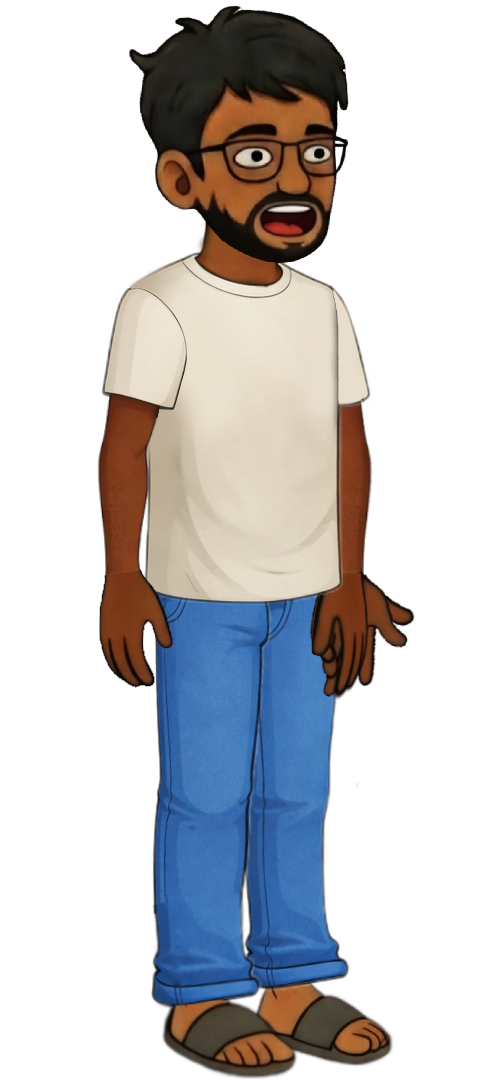
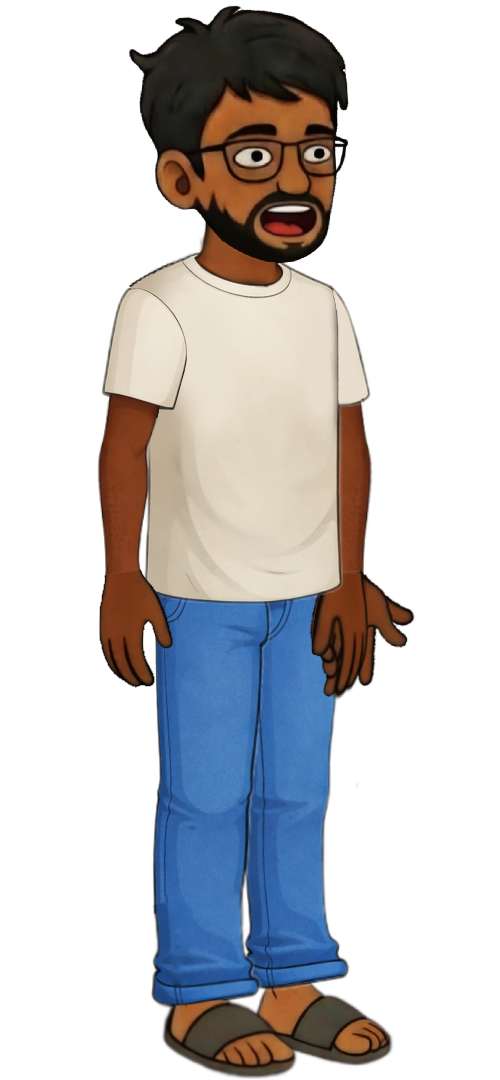
Layers edited between the first and the second 500 × 1080 image:
painted on "Body_0" over [128, 240, 201, 287]
